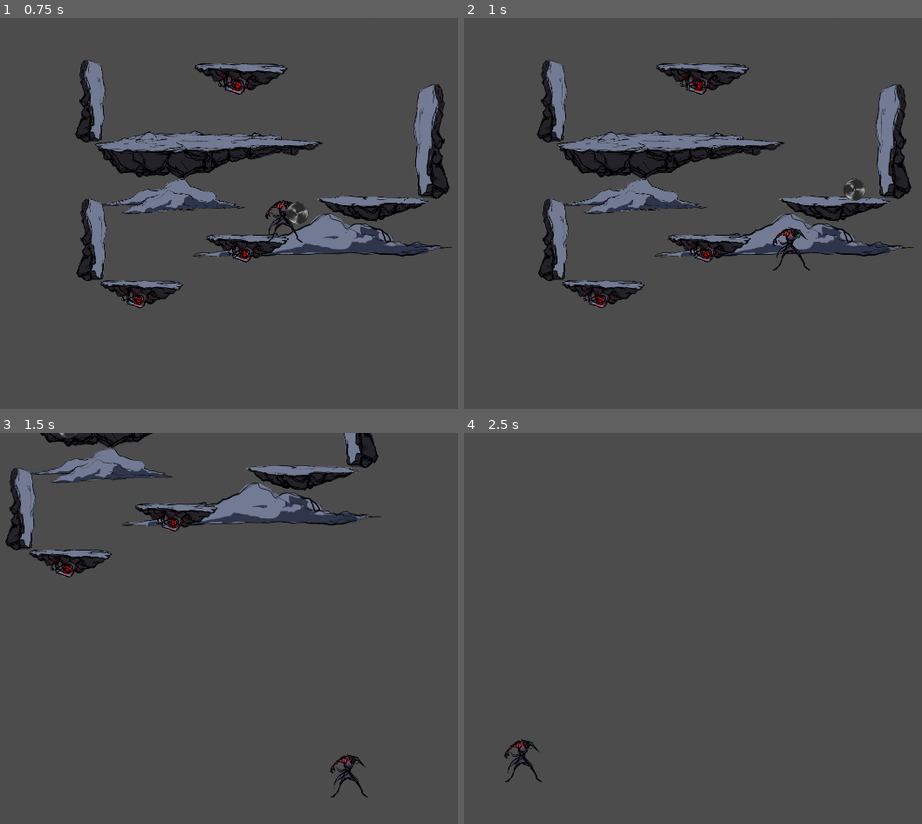
Above: before the commit, frames 1-4 (two rows, left to right).
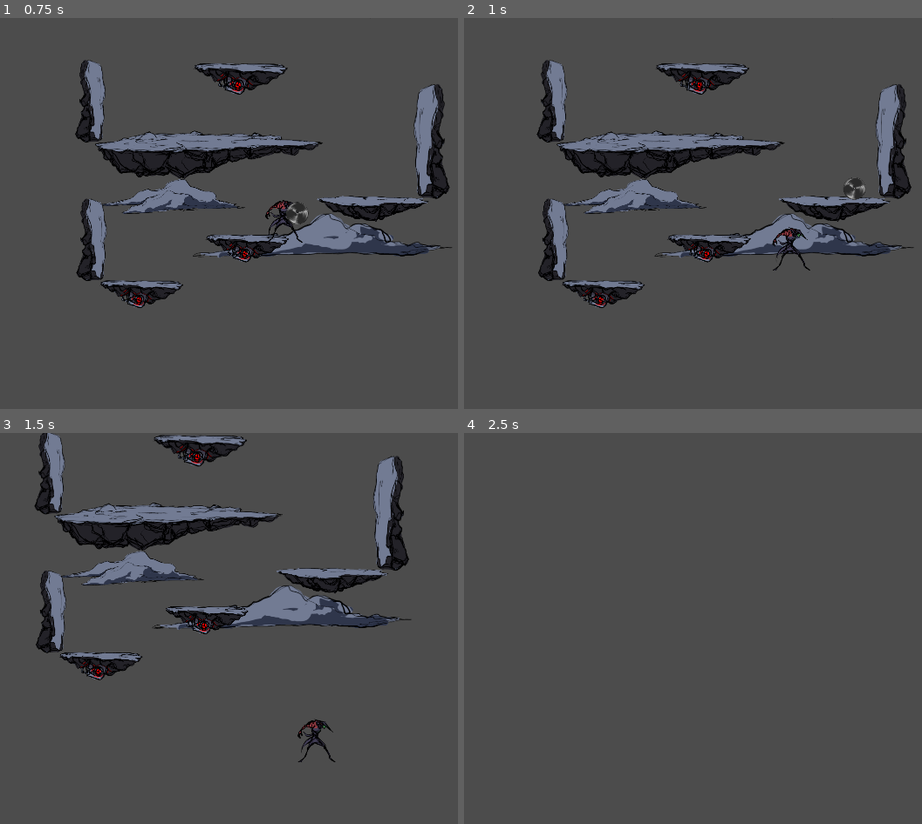
Above: after the commit, the same moments.

Repository: agcodes-git/Godot_Game_V1
Game: Godot game, scene res://scenes/InitialScene.tscn
Two runs of this game, one before a commit and one after it. Both use one fixed random seed, a clock stepped at 60 frames per second and the inputs below. After the commit the project has no main scene; this scene is started directly in both runs.
Inputs (mouse positions are in pixels of both pictures, inside the frame that each line leads up to):
- Up to frame 1 (0.75 s): tap Enter (ui_accept) at 0.5 s; move the mouse to (398, 193) at 0.52 s; hold Right (ui_right) from 0.53 s (still down); click (398, 193) at 0.67 s
- Up to frame 2 (1 s): keep holding Right (ui_right); tap Enter (ui_accept) at 0.77 s
- Up to frame 3 (1.5 s): keep holding Right (ui_right); move the mouse to (105, 648) at 1.27 s
- Up to frame 4 (2.5 s): tap Enter (ui_accept) at 1.52 s; move the mouse to (780, 542) at 2.02 s; release Right (ui_right) at 2.03 s; hold Left (ui_left) from 2.03 s (still down)

Frame 1 is identical in both runs. In frame 2, less than 0.1% of the frame differs, in the area x 82-88%, y 40-47%; in frame 3, 20%, in the area x 1-90%, y 0-94%; in frame 4, 0.3%.

Commit message:
Added level for testing bounce mechanics.

Diff:
--- a/godot/project.godot
+++ b/godot/project.godot
@@ -11,7 +11,7 @@
 [application]
 
 config/name="New Game Project"
-run/main_scene="res://scenes/InitialScene.tscn"
+run/main_scene="res://scenes/Mechanic_Demo.tscn"
 config/icon="res://icon.png"
 
 [display]
--- a/godot/scenes/InitialScene.tscn
+++ b/godot/scenes/InitialScene.tscn
@@ -69,9 +69,8 @@
 [node name="player" parent="." index="11" instance=ExtResource( 8 )]
 
 position = Vector2( 863.391, 500.049 )
-boomerang_velocity = 3000
 
-[node name="Camera2D" type="Camera2D" parent="player" index="6"]
+[node name="Camera2D" type="Camera2D" parent="player" index="5"]
 
 anchor_mode = 1
 rotating = false
--- a/godot/scenes/boomerang/boomerang.tscn
+++ b/godot/scenes/boomerang/boomerang.tscn
@@ -15,7 +15,7 @@
 collision_mask = 2
 mode = 0
 mass = 1.0
-friction = 1.0
+friction = 0.0
 bounce = 1.0
 gravity_scale = 0.0
 custom_integrator = false
@@ -30,8 +30,8 @@
 angular_damp = -1.0
 script = ExtResource( 1 )
 _sections_unfolded = [ "Collision" ]
-initial_teleport_time = 0.5
-additional_teleport_time = 0.5
+initial_teleport_time = 0.3
+additional_teleport_time = 0.2
 
 [node name="spin_clean" type="Sprite" parent="." index="0"]
 
